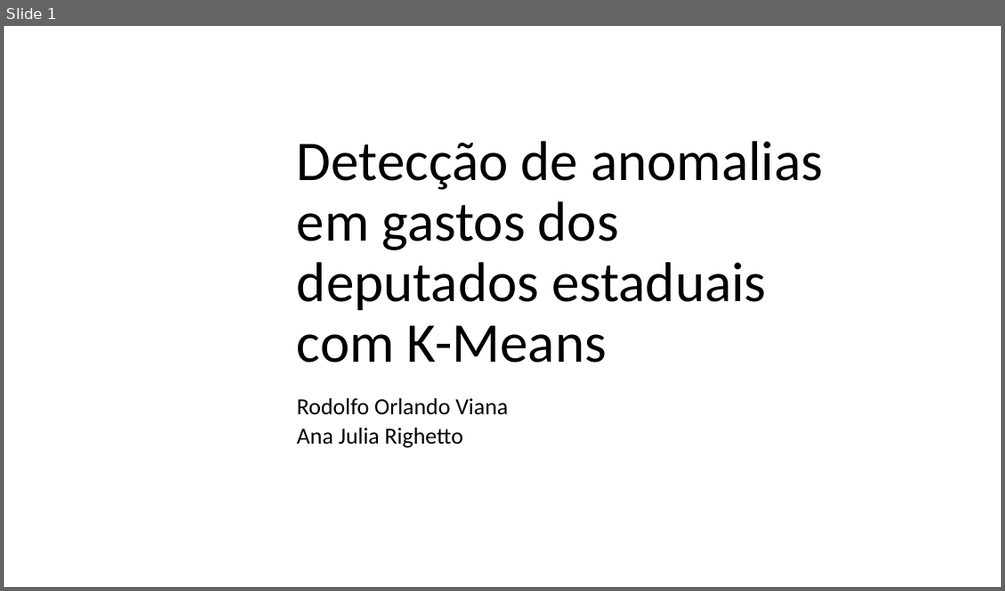
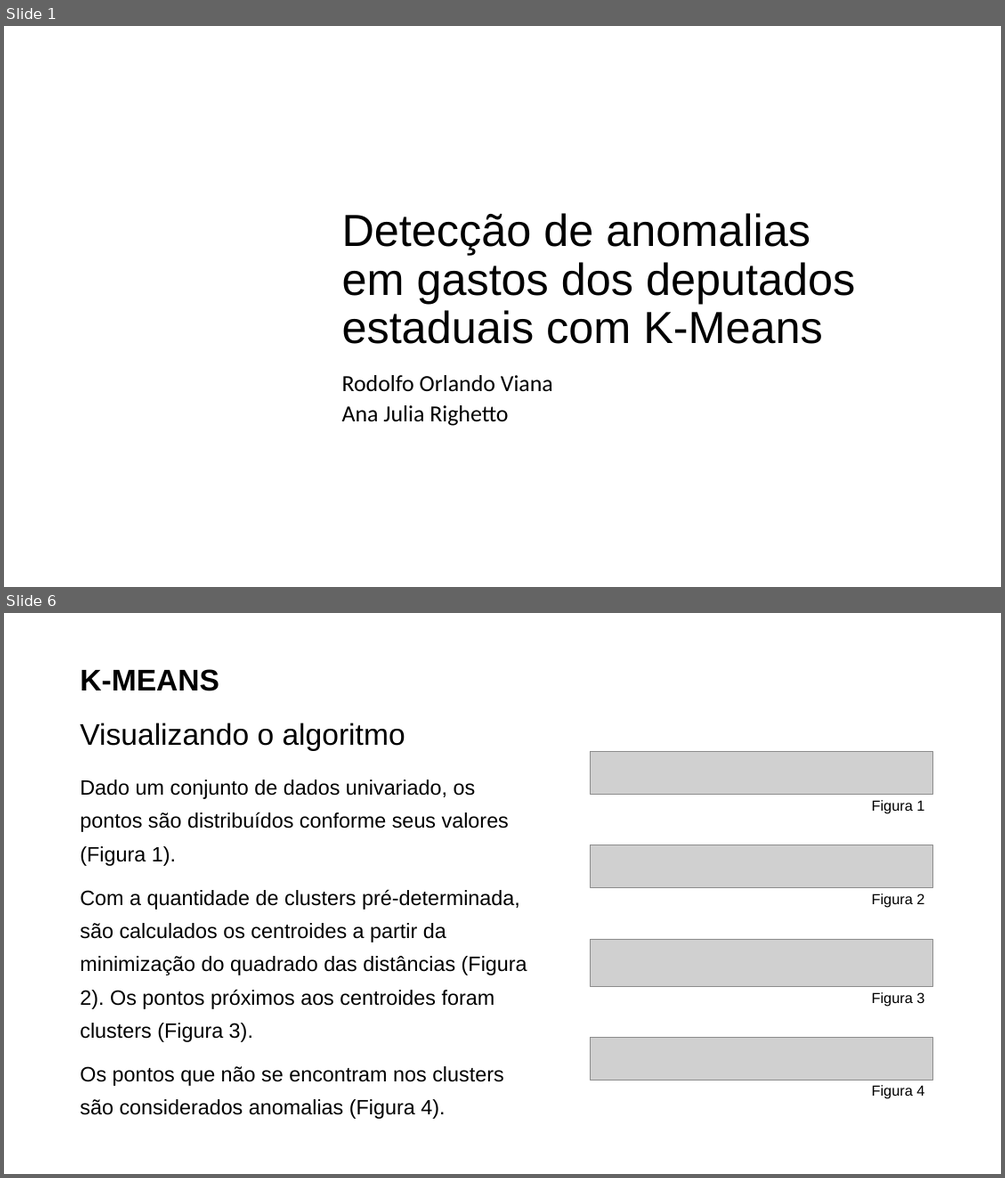
Before and after one commit to rodolfo-viana/mba_esalq, a slide deck: prd/WIP_apresentacao.pptx. Shown one above the other, each under a label of ours: slide 1 before the commit, slides 1 and 6 after it; the slides between them are not shown. The pictures are 1005x591 and 1005x1178 pixels, drawn with LibreOffice and Linux fonts; fonts in the diff are those of the drawing; grey boxes stand for pictures; background and template pictures are left out. Boxes give left, top, right and bottom in pixels: in the first picture for what was removed or moved away, otherwise in the second. Text is boxed around its words. In the diff, an @@ line names an element or a change of style, - is before the commit and + after.

```diff
--- a/prd/WIP_apresentacao.pptx
+++ b/prd/WIP_apresentacao.pptx
@@ slide 6 added at (4, 613, 1001, 1174), background picture (left out) @@
@@ title added at (80, 669, 405, 750), 28.8 pt, text #000000 @@
+K-MEANS
+Visualizando o algoritmo
@@ picture added at (591, 751, 932, 794) @@
@@ text added at (80, 779, 527, 1119), 20 pt, text #000000 @@
+Dado um conjunto de dados univariado, os pontos são distribuídos conforme seus valores (Figura 1).
+Com a quantidade de clusters pré-determinada, são calculados os centroides a partir da minimização do quadrado das distâncias (Figura 2). Os pontos próximos aos centroides foram clusters (Figura 3).
+Os pontos que não se encontram nos clusters são considerados anomalias (Figura 4).
@@ text added at (872, 800, 924, 814), 14 pt, text #000000 @@
+Figura 1
@@ picture added at (591, 844, 932, 887) @@
@@ text added at (872, 893, 924, 908), 14 pt, text #000000 @@
+Figura 2
@@ picture added at (591, 939, 932, 987) @@
@@ text added at (872, 992, 924, 1005), 14 pt, text #000000 @@
+Figura 3
@@ picture added at (591, 1037, 932, 1079) @@
@@ text added at (872, 1085, 924, 1099), 14 pt, text #000000 @@
+Figura 4
@@ slide 1 changed as well @@
@@ title "Detecção de anomalias em gastos ...": place and size @@
-title "Detecção de anomalias em gastos ..." at (297, 141, 823, 362)
+title "Detecção de anomalias em gastos ..." at (342, 213, 855, 344)
@@ title "Detecção de anomalias em gastos ..." at (342, 213, 855, 344): size 54 to 43.2 pt, font Calibri to Arial; vertical alignment bottom to middle @@
@@ subtitle "Rodolfo Orlando Viana": place and size @@
-subtitle "Rodolfo Orlando Viana" at (297, 398, 508, 448)
+subtitle "Rodolfo Orlando Viana" at (342, 375, 553, 426)
@@ subtitle "Rodolfo Orlando Viana" at (342, 375, 553, 426): vertical alignment top to bottom @@
```
Also in this commit, not shown: 6 other slides added, 1 slide removed, 3 other files.
